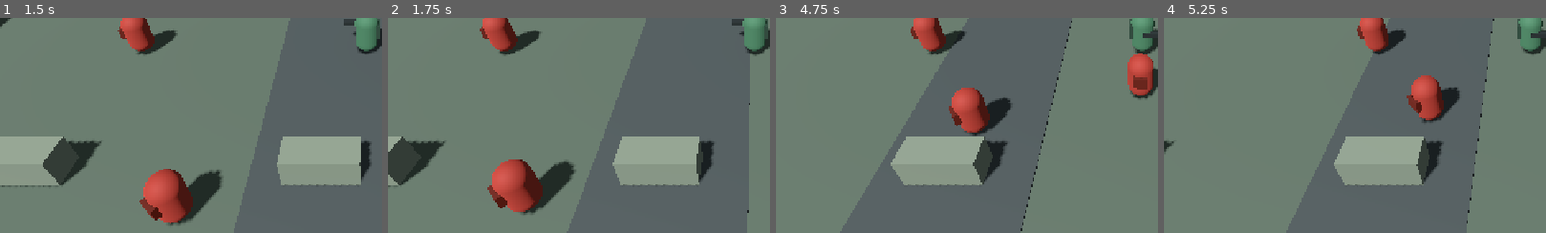
Above: before the commit, frames 1-4 (left to right).
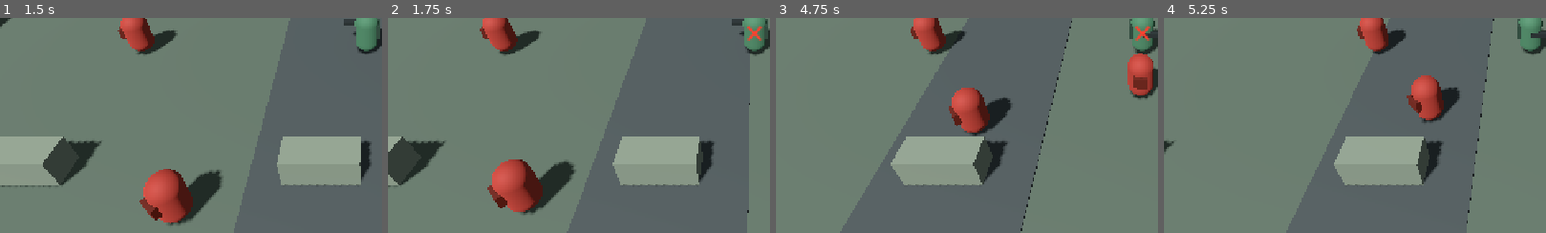
Above: after the commit, the same moments.

Repository: alshwqazf70-svg/last-command-android
Game: Godot game, scene res://scenes/base_preview.tscn
The game is run twice, just before and just after one commit, with the same random seed, the same clock (stepped at 60 frames per second) and the same inputs.
Inputs (mouse positions are % of the whole screen's width and height, from its top left):
- Up to frame 1 (1.5 s): click "START COMBAT MISSION ▶" at 0.5 s; tap Enter (ui_accept) at 1.25 s; move the mouse to (72, 45) at 1.27 s; hold Right (ui_right) from 1.28 s (still down); click (72, 45) at 1.42 s
- Up to frame 2 (1.75 s): keep holding Right (ui_right); tap Enter (ui_accept) at 1.52 s
- Up to frame 3 (4.75 s): release Right (ui_right) at 2 s; drag from (30, 55) to (45, 70) at 2.02 s; move the mouse to (60, 28) at 2.77 s; hold Right (ui_right) 2.78-3.5 s; drag from (45, 70) to (20, 35) at 3.52 s; move the mouse to (80, 65) at 4.27 s; hold Left (ui_left) from 4.28 s (still down); tap Enter (ui_accept) at 4.52 s
- Up to frame 4 (5.25 s): release Left (ui_left) at 5 s; drag from (20, 35) to (35, 25) at 5.02 s
The pictures show only the part of the screen within x 2-52%, y 46-96%; the shares and areas given below are measured in that part.

Frame 1 is identical in both runs. In frame 2, 0.2% of the frame differs, in the area x 94-98%, y 3-11%; in frame 3, 0.2%; in frame 4, nothing differs.

Commit message:
Add visible center hit feedback to combat HUD

Diff:
--- a/project/scripts/mission.gd
+++ b/project/scripts/mission.gd
@@ -158,6 +158,23 @@
 	status_label = Label.new()
 	status_label.text = "حرّك من يسار الشاشة وأطلق من زر FIRE"
 	column.add_child(status_label)
+
+	hit_marker_label = Label.new()
+	hit_marker_label.text = "✕"
+	hit_marker_label.visible = false
+	hit_marker_label.horizontal_alignment = HORIZONTAL_ALIGNMENT_CENTER
+	hit_marker_label.vertical_alignment = VERTICAL_ALIGNMENT_CENTER
+	hit_marker_label.add_theme_font_size_override("font_size", 42)
+	hit_marker_label.add_theme_color_override("font_color", Color(1.0, 0.25, 0.18))
+	hit_marker_label.anchor_left = 0.5
+	hit_marker_label.anchor_top = 0.5
+	hit_marker_label.anchor_right = 0.5
+	hit_marker_label.anchor_bottom = 0.5
+	hit_marker_label.offset_left = -24
+	hit_marker_label.offset_top = -34
+	hit_marker_label.offset_right = 24
+	hit_marker_label.offset_bottom = 10
+	hud_layer.add_child(hit_marker_label)
 
 	fire_button = Button.new()
 	fire_button.text = "FIRE"
@@ -300,6 +317,10 @@
 			var entry := enemies[j]
 			var enemy: Node3D = entry["node"]
 			if is_instance_valid(enemy) and bullet.position.distance_to(enemy.position + Vector3.UP * 0.8) < 0.85:
+				if hit_marker_label != null:
+					hit_marker_label.text = "BOSS HIT" if bool(entry.get("boss", false)) else "✕"
+					hit_marker_label.visible = true
+					hit_marker_timer = 0.35
 				entry["hp"] = int(entry["hp"]) - 1
 				if int(entry["hp"]) <= 0:
 					enemy.queue_free()
